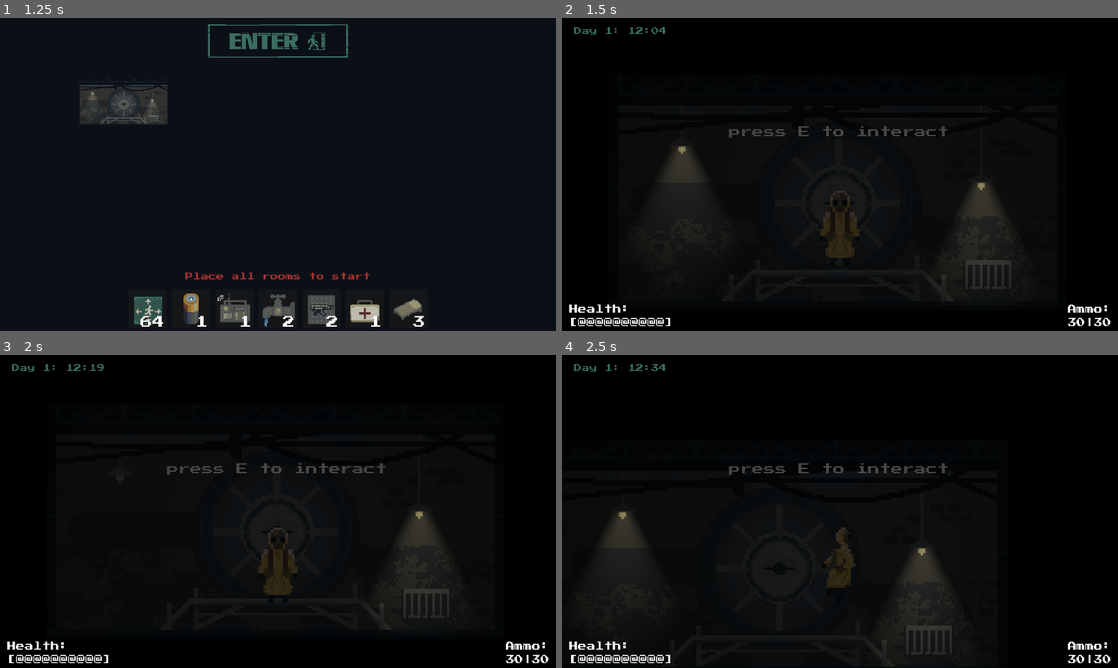
Above: before the commit, frames 1-4 (two rows, left to right).
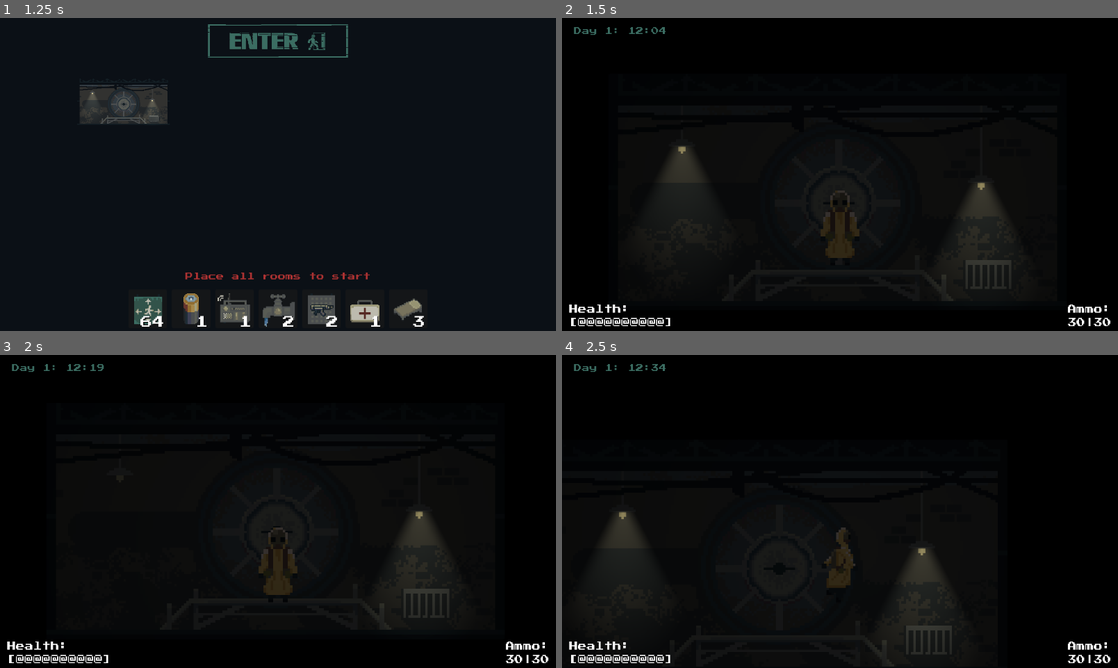
Above: after the commit, the same moments.

Repository: BearWithMePlease/spooky
Game: Godot game, scene res://scenes/start_menu.tscn
The game is run twice, just before and just after one commit, with the same random seed, the same clock (stepped at 60 frames per second) and the same inputs. Sound files missing from this copy of the repository are replaced by a short silence.
Inputs (mouse positions are in pixels of both pictures, inside the frame that each line leads up to):
- Up to frame 1 (1.25 s): click (278, 271) at 0.5 s
- Up to frame 2 (1.5 s): click (840, 39) at 1.25 s
- Up to frame 3 (2 s): no input
- Up to frame 4 (2.5 s): tap E (interact) at 2, 2.1 s; move the mouse to (962, 495) at 2.02 s; hold D (Right) from 2.03 s (still down); tap Enter (ui_accept) at 2.27 s

Frame 1 is identical in both runs. In frame 2, 0.4% of the frame differs, in the area x 30-70%, y 34-39%; in frame 3, 0.4%; in frame 4, 0.4%.

Commit message:
thingymabob

Diff:
--- a/scenes/main_scene.tscn
+++ b/scenes/main_scene.tscn
@@ -794,26 +794,47 @@
 [node name="expired" type="Label" parent="Player"]
 visible = false
 offset_left = -77.8
-offset_top = -20.0
+offset_top = -26.0
 offset_right = 442.2
-offset_bottom = 1.0
+offset_bottom = 9.0
 scale = Vector2(0.3, 0.3)
 theme_override_fonts/font = ExtResource("7_5wvvi")
-theme_override_font_sizes/font_size = 13
-text = "no more supplies for today in this stash"
+theme_override_font_sizes/font_size = 16
+text = "no more supplies
+for today in this stash"
+horizontal_alignment = 1
+vertical_alignment = 1
+
+[node name="unused hospital" type="Label" parent="Player"]
+visible = false
+offset_left = -50.0
+offset_top = -27.1
+offset_right = 286.0
+offset_bottom = 15.9
+scale = Vector2(0.3, 0.3)
+theme_override_fonts/font = ExtResource("7_5wvvi")
+theme_override_font_sizes/font_size = 16
+text = "press E
+to heal up"
+horizontal_alignment = 1
+vertical_alignment = 1
 
 [node name="unused  weapons" type="Label" parent="Player"]
 visible = false
-offset_left = -56.0
-offset_top = -20.0
-offset_right = 321.0
-offset_bottom = 1.0
+offset_left = -50.0
+offset_top = -27.0
+offset_right = 286.0
+offset_bottom = 16.0
 scale = Vector2(0.3, 0.3)
 theme_override_fonts/font = ExtResource("7_5wvvi")
-theme_override_font_sizes/font_size = 13
-text = "press E to restock ammunition"
+theme_override_font_sizes/font_size = 16
+text = "press E
+to restock ammunition"
+horizontal_alignment = 1
+vertical_alignment = 1
 
 [node name="Label" type="Label" parent="Player"]
+visible = false
 offset_left = -46.0
 offset_top = -35.0
 offset_right = 258.0
@@ -827,6 +848,7 @@
 ammunition_pool_total = 30
 
 [node name="Aura" type="PointLight2D" parent="Player"]
+position = Vector2(3, 0)
 energy = 0.3
 blend_mode = 2
 shadow_enabled = true
@@ -862,7 +884,7 @@
 position = Vector2(0, 4.666)
 texture = ExtResource("6_qws5h")
 hframes = 23
-frame = 10
+frame = 9
 
 [node name="AudioStreamPlayer" type="AudioStreamPlayer" parent="Player/body3"]
 stream = ExtResource("36_5chg8")
--- a/scripts/player/player.gd
+++ b/scripts/player/player.gd
@@ -375,13 +375,6 @@
 	#print(area)
 	if area.name == "Weapons":
 		isInWeapons = true
-
-		if !$"../Storm".isStorm():
-			if !ammoCooldown.has(lastWeaponsBuddy):
-				$"unused  weapons".show()
-			else:
-				$expired.show()
-
 		lastWeaponsBuddy = area
 	else:
 		isInWeapons = false
@@ -389,7 +382,7 @@
 
 	if area.name == "Healing":
 		isInHospital = true
-		$Label.show()
+		#$Label.show()
 	else:
 		isInHospital = false
 
@@ -447,7 +440,8 @@
 
 	if area.name == "Healing":
 		isInHospital = false
-		$Label.hide()
+		$expired.hide()
+		$"unused hospital".hide()
 
 	if area.name == "Water":
 		isInWater = false
@@ -486,10 +480,29 @@
 var hospitalCooldown = false
 func interact():
 	if !$"../Storm".isStorm():
+
+		if isInWeapons:
+			if !ammoCooldown.has(lastWeaponsBuddy):
+				$"unused  weapons".show()
+				$expired.hide()
+			else:
+				$expired.show()
+				$"unused  weapons".hide()
+
 		if isInWeapons && Input.is_action_just_pressed("interact") && !ammoCooldown.has(lastWeaponsBuddy):
 			GUN.ammunition_pool_total += 30
 			ammoCooldown.append(lastWeaponsBuddy)
 			print(GUN.ammunition_pool_total)
+
+
+		if isInHospital:
+			if !hospitalCooldown:
+				$"unused hospital".show()
+				$expired.hide()
+			else:
+				$expired.show()
+				$"unused hospital".hide()
+
 
 		if isInHospital && Input.is_action_just_pressed("interact") && !hospitalCooldown:
 			if HP +50 > maxHP:
